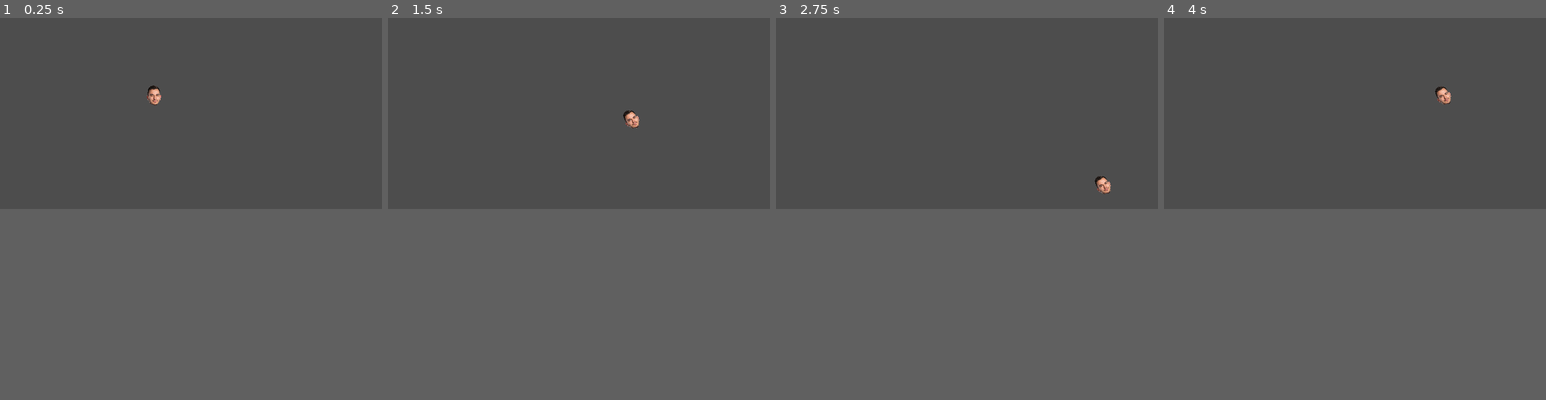
Above: before the commit, frames 1-4 (left to right).
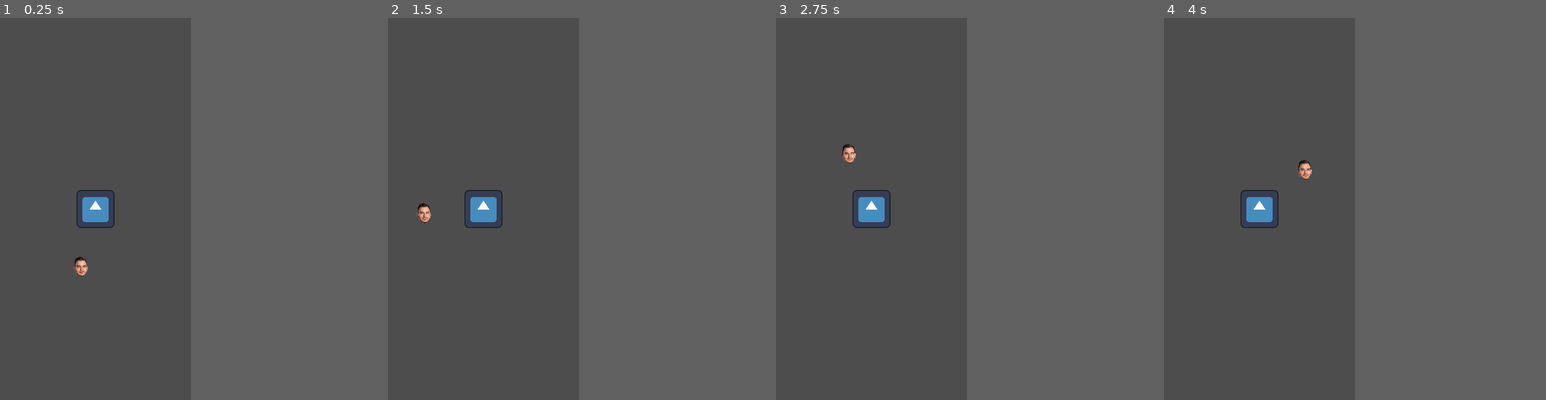
Above: after the commit, the same moments.

Repository: frostblooded/godot_wild_jam_83
Game: Godot game, scene res://scenes/main.tscn
Two runs of this game, one before a commit and one after it. Both use one fixed random seed, a clock stepped at 60 frames per second and the inputs below. The engine's default icon, where the game draws it, is replaced by a stand-in: a white triangle on a blue panel in a dark square.
Inputs:
- Up to frame 1 (0.25 s): no input
- Up to frame 2 (1.5 s): hold D (player_right, bound only before the commit) 0.53-1.28 s; hold S (player_down, bound only before the commit) from 1.28 s (still down)
- Up to frame 3 (2.75 s): release S (player_down, bound only before the commit) at 2.03 s; hold D (player_right, bound only before the commit) from 2.03 s (still down)
- Up to frame 4 (4 s): release D (player_right, bound only before the commit) at 2.78 s; hold W (player_up, bound only before the commit) 2.78-3.53 s; hold A (player_left, bound only before the commit) from 3.53 s (still down)
The window is 640x320 before the commit and 320x640 after it. Grey fills any space a smaller window leaves; there, only what the larger window draws over its background counts as a difference.

The runs differ from the first frame. In frame 1, 0.8% of the frame differs, in the area x 19-43%, y 17-68%; in frame 2, 0.8%; in frame 3, 0.8%; in frame 4, 0.8%.

Commit message:
Add a planet and a rotation player around it

Diff:
--- a/project.godot
+++ b/project.godot
@@ -26,8 +26,8 @@
 
 [display]
 
-window/size/viewport_width=640
-window/size/viewport_height=320
+window/size/viewport_width=320
+window/size/viewport_height=640
 window/stretch/mode="viewport"
 
 [global_group]
@@ -36,50 +36,10 @@
 
 [input]
 
-player_left={
+speed_up_player={
 "deadzone": 0.2,
-"events": [Object(InputEventKey,"resource_local_to_scene":fa …(140 unchanged characters)… d":false,"keycode":0,"physical_keycode":65,"key_label":0,"unicode":97,"location":0,"echo":false,"script":null)
-, Object(InputEventKey,"resource_local_to_scene":false,"resource_name":"","device":-1,"window_id":0,"alt_pressed":false,"shift_pressed":false,"ctrl_pressed":false,"meta_pressed":false,"pressed":false,"keycode":0,"physical_keycode":4194319,"key_label":0,"unicode":0,"location":0,"echo":false,"script":null)
-]
-}
-player_right={
-"deadzone": 0.2,
-"events": [Object(InputEventKey,"resource_local_to_scene":false,"resource_name":"","device":-1,"window_id":0,"alt_pressed":false,"shift_pressed":false,"ctrl_pressed":false,"meta_pressed":false,"pressed":false,"keycode":0,"physical_keycode":68,"key_label":0,"unicode":100,"location":0,"echo":false,"script":null)
-, Object(InputEventKey,"resource_local_to_scene":false,"resource_name":"","device":-1,"window_id":0,"alt_pressed":false,"shift_pressed":false,"ctrl_pressed":false,"meta_pressed":false,"pressed":false,"keycode":0,"physical_keycode":4194321,"key_label":0,"unicode":0,"location":0,"echo":false,"script":null)
-]
-}
-player_up={
-"deadzone": 0.2,
-"events": [Object(InputEventKey,"resource_local_to_scene":false,"resource_name":"","device":-1,"window_id":0,"alt_pressed":false,"shift_pressed":false,"ctrl_pressed":false,"meta_pressed":false,"pressed":false,"keycode":0,"physical_keycode":87,"key_label":0,"unicode":119,"location":0,"echo":false,"script":null)
-, Object(InputEventKey,"resource_local_to_scene":false,"resource_name":"","device":-1,"window_id":0,"alt_pressed":false,"shift_pressed":false,"ctrl_pressed":false,"meta_pressed":false,"pressed":false,"keycode":0,"physical_keycode":4194320,"key_label":0,"unicode":0,"location":0,"echo":false,"script":null)
-]
-}
-player_down={
-"deadzone": 0.2,
-"events": [Object(InputEventKey,"resource_local_to_scene":false,"resource_name":"","device":-1,"window_id":0,"alt_pressed":false,"shift_pressed":false,"ctrl_pressed":false,"meta_pressed":false,"pressed":false,"keycode":0,"physical_keycode":83,"key_label":0,"unicode":115,"location":0,"echo":false,"script":null)
-, Object(InputEventKey,"resource_local_to_scene":false,"resource_name":"","device":-1,"window_id":0,"alt_pressed":false,"shift_pressed":false,"ctrl_pressed":false,"meta_pressed":false,"pressed":false,"keycode":0,"physical_keycode":4194322,"key_label":0,"unicode":0,"location":0,"echo":false,"script":null)
-]
-}
-start_dialogue={
-"deadzone": 0.2,
-"events": [Object(InputEventKey,"resource_local_to_scene":false,"resource_name":"","device":-1,"window_id":0,"alt_pressed":false,"shift_pressed":false,"ctrl_pressed":false,"meta_pressed":false,"pressed":false,"keycode":0,"physical_keycode":69,"key_label":0,"unicode":101,"location":0,"echo":false,"script":null)
-]
-}
-advance_dialogue={
-"deadzone": 0.2,
-"events": [Object(InputEventKey,"resource_local_to_scene":false,"resource_name":"","device":-1,"window_id":0,"alt_pressed":false,"shift_pressed":false,"ctrl_pressed":false,"meta_pressed":false,"pressed":false,"keycode":0,"physical_keycode":69,"key_label":0,"unicode":101,"location":0,"echo":false,"script":null)
-]
-}
-dialogue_choice_up={
-"deadzone": 0.2,
-"events": [Object(InputEventKey,"resource_local_to_scene":false,"resource_name":"","device":-1,"window_id":0,"alt_pressed":false,"shift_pressed":false,"ctrl_pressed":false,"meta_pressed":false,"pressed":false,"keycode":0,"physical_keycode":87,"key_label":0,"unicode":119,"location":0,"echo":false,"script":null)
-, Object(InputEventKey,"resource_local_to_scene":false,"resource_name":"","device":-1,"window_id":0,"alt_pressed":false,"shift_pressed":false,"ctrl_pressed":false,"meta_pressed":false,"pressed":false,"keycode":0,"physical_keycode":4194320,"key_label":0,"unicode":0,"location":0,"echo":false,"script":null)
-]
-}
-dialogue_choice_down={
-"deadzone": 0.2,
-"events": [Object(InputEventKey,"resource_local_to_scene":false,"resource_name":"","device":-1,"window_id":0,"alt_pressed":false,"shift_pressed":false,"ctrl_pressed":false,"meta_pressed":false,"pressed":false,"keycode":0,"physical_keycode":83,"key_label":0,"unicode":115,"location":0,"echo":false,"script":null)
-, Object(InputEventKey,"resource_local_to_scene":false,"resource_name":"","device":-1,"window_id":0,"alt_pressed":false,"shift_pressed":false,"ctrl_pressed":false,"meta_pressed":false,"pressed":false,"keycode":0,"physical_keycode":4194322,"key_label":0,"unicode":0,"location":0,"echo":false,"script":null)
+"events": [Object(InputEventKey,"resource_local_to_scene":fa …(140 unchanged characters)… d":false,"keycode":0,"physical_keycode":32,"key_label":0,"unicode":32,"location":0,"echo":false,"script":null)
+, Object(InputEventMouseButton,"resource_local_to_scene":false,"resource_name":"","device":-1,"window_id":0,"alt_pressed":false,"shift_pressed":false,"ctrl_pressed":false,"meta_pressed":false,"button_mask":1,"position":Vector2(362, 22),"global_position":Vector2(371, 70),"factor":1.0,"button_index":1,"canceled":false,"pressed":true,"double_click":false,"script":null)
 ]
 }
 
--- a/scenes/main.tscn
+++ b/scenes/main.tscn
@@ -1,10 +1,10 @@
 [gd_scene load_steps=3 format=3 uid="uid://obc0is5lhhcw"]
 
-[ext_resource type="Script" uid="uid://ch4cf2e2us4bi" path="res://scripts/prototype.gd" id="1_choun"]
-[ext_resource type="PackedScene" uid="uid://d14il7b6jkaxx" path="res://scenes/player.tscn" id="4_trceg"]
+[ext_resource type="Script" uid="uid://ch4cf2e2us4bi" path="res://scripts/main.gd" id="1_choun"]
+[ext_resource type="PackedScene" uid="uid://bbtufenvykmg7" path="res://scenes/planet.tscn" id="2_0wfyh"]
 
 [node name="Main" type="Node2D"]
 script = ExtResource("1_choun")
 
-[node name="Player" parent="." instance=ExtResource("4_trceg")]
-position = Vector2(258, 130)
+[node name="Planet" parent="." instance=ExtResource("2_0wfyh")]
+position = Vector2(160, 320)
--- /dev/null
+++ b/scenes/planet.tscn
@@ -0,0 +1,16 @@
+[gd_scene load_steps=4 format=3 uid="uid://bbtufenvykmg7"]
+
+[ext_resource type="Script" uid="uid://c5oj1mhg38wjv" path="res://scripts/planet.gd" id="1_ggt7d"]
+[ext_resource type="Texture2D" uid="uid://8xcg2e43l8ad" path="res://icon.svg" id="1_h8ms6"]
+[ext_resource type="PackedScene" uid="uid://d14il7b6jkaxx" path="res://scenes/player.tscn" id="2_ggt7d"]
+
+[node name="Planet" type="Node2D" node_paths=PackedStringArray("_player")]
+script = ExtResource("1_ggt7d")
+_player = NodePath("Player")
+
+[node name="Sprite2D" type="Sprite2D" parent="."]
+scale = Vector2(0.5, 0.5)
+texture = ExtResource("1_h8ms6")
+
+[node name="Player" parent="." instance=ExtResource("2_ggt7d")]
+position = Vector2(0, -75)
--- /dev/null
+++ b/script_templates/Node/default.gd
@@ -0,0 +1,3 @@
+# meta-default: true
+class_name _CLASS_
+extends Node
--- /dev/null
+++ b/scripts/planet.gd
@@ -0,0 +1,24 @@
+class_name Planet
+extends Node
+
+@export var _player: Player
+@export var _initial_player_radius: float = 100.0
+@export var _default_rotation_speed: float = 1.0
+@export var _increased_rotation_speed: float = 2.0
+
+var _start_time: float
+
+func _ready() -> void:
+    _start_time = Time.get_unix_time_from_system()
+    _player.position = Vector2(0, _initial_player_radius)
+
+func _physics_process(delta: float) -> void:
+    _set_player_position(delta)
+
+func _set_player_position(delta: float) -> void:
+    var used_rotation_speed: float = _default_rotation_speed
+
+    if Input.is_action_pressed("speed_up_player"):
+        used_rotation_speed = _increased_rotation_speed
+
+    _player.position = _player.position.rotated(used_rotation_speed * delta)
Not shown, added: script_templates/Node/default.gd.uid
Renamed: scripts/prototype.gd -> scripts/main.gd
Renamed: scripts/prototype.gd.uid -> scripts/main.gd.uid
Not shown, added: scripts/planet.gd.uid
